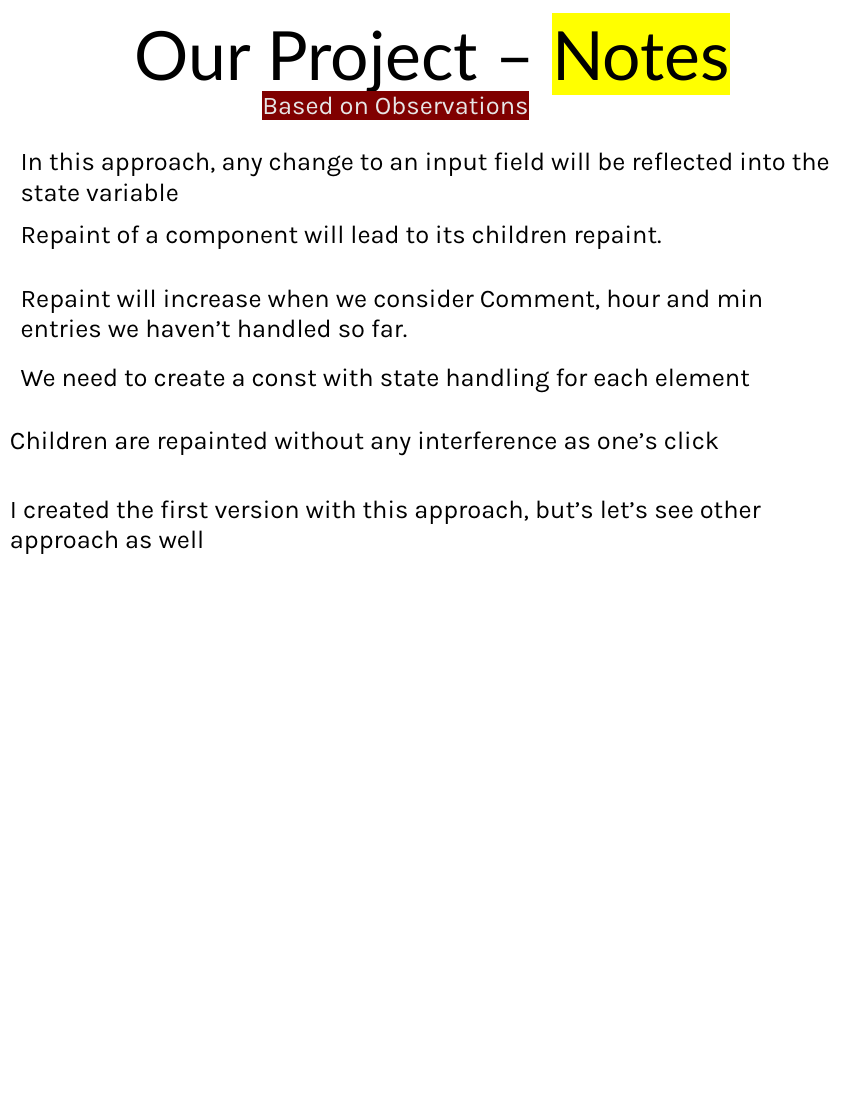
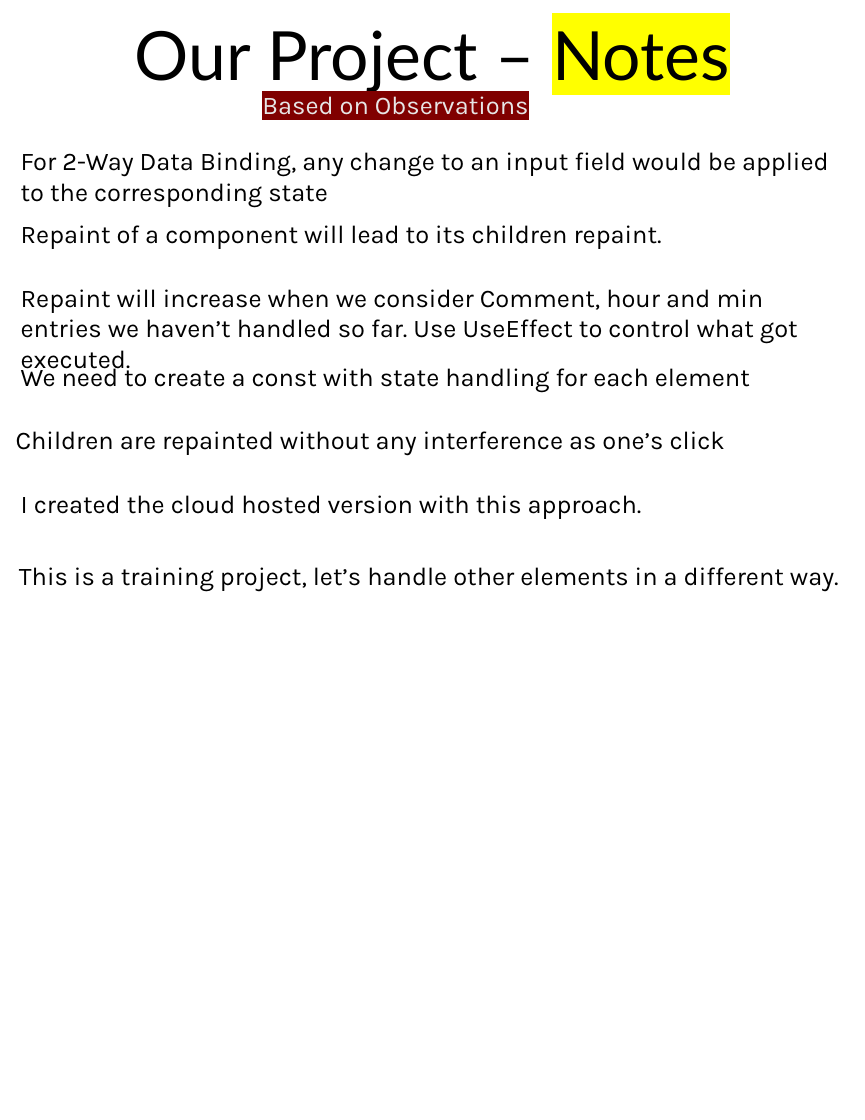
Before and after one commit to scorpion0511/mytracker, a slide deck: slide 41 of doc/React.pptx (slide 38 before the commit). Drawn at 865x1120 pixels with LibreOffice and Linux fonts; fonts in the diff are those of the drawing. Boxes give left, top, right and bottom in pixels: in the first picture for what was removed or moved away, otherwise in the second. Text is boxed around its words. In the diff, an @@ line names an element or a change of style, - is before the commit and + after.

```diff
--- a/doc/React.pptx
+++ b/doc/React.pptx
@@ text at [21,152,829,207]: text changed @@
-In this approach, any change to an input field will be reflected into the state variable
+For 2-Way Data Binding, any change to an input field would be applied to the corresponding state
@@ text at [21,289,798,343]: text changed @@
-Repaint will increase when we consider Comment, hour and min entries we haven’t handled so far.
+Repaint will increase when we consider Comment, hour and min entries we haven’t handled so far. Use UseEffect to control what got executed.
@@ text "Children are repainted without any ...": place and size @@
-text "Children are repainted without any ..." at [10,431,719,455]
+text "Children are repainted without any ..." at [16,431,725,455]
@@ text at [21,495,642,519]: text changed @@
-I created the first version with this approach, but’s let’s see other approach as well
+I created the cloud hosted version with this approach.
@@ text added at [19,567,839,591], 18 pt, text #000000 @@
+This is a training project, let’s handle other elements in a different way.
```
Also in this commit, not shown: 24 other slides changed, 4 slides added.
